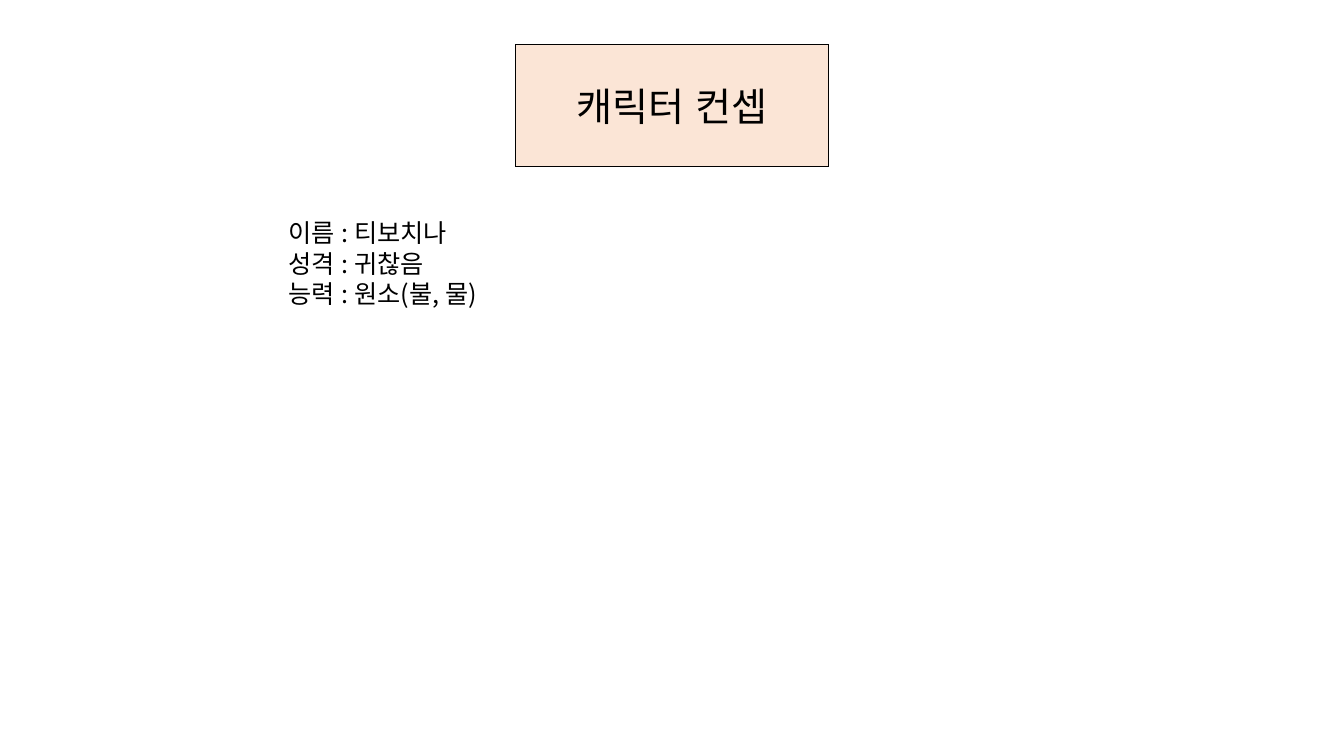
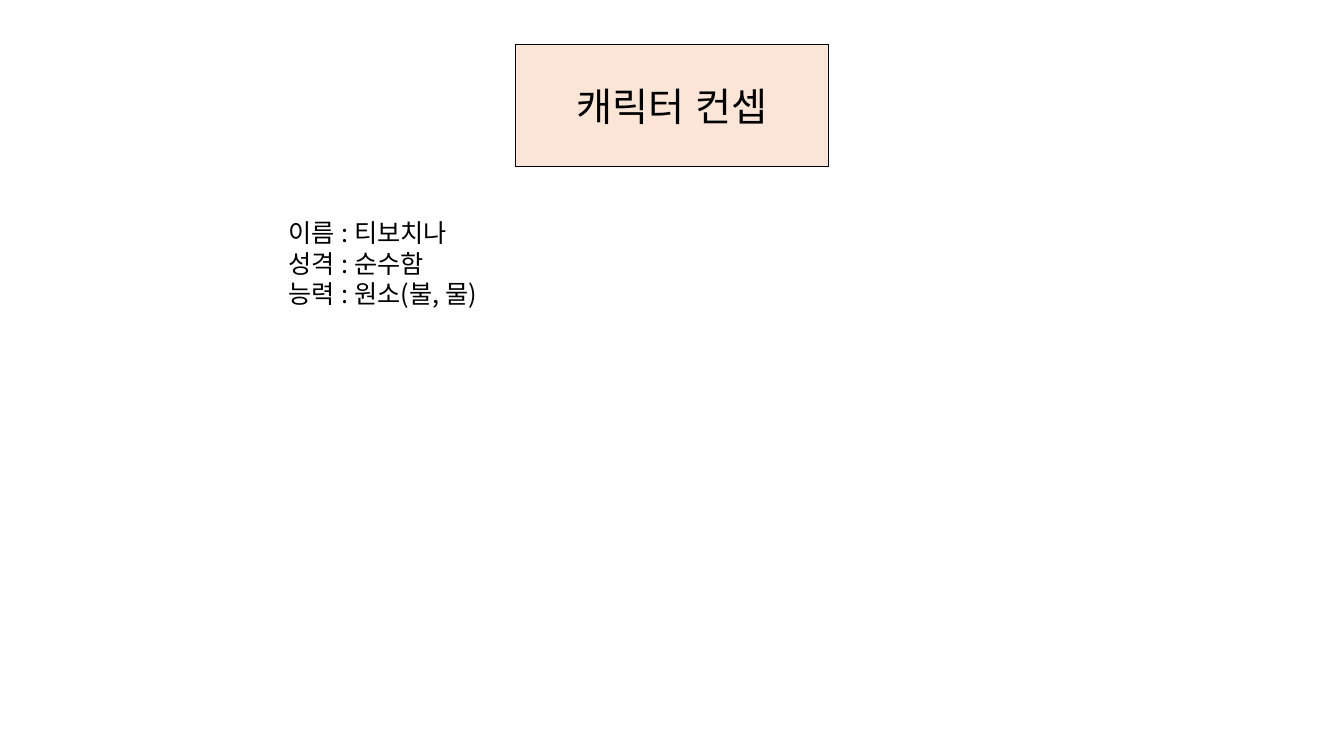
Before and after one commit to Sneer1/Project_KITRI, a slide deck: slide 8 of 워크플로우 및 게임 기획서.pptx. Drawn at 1344x756 pixels with LibreOffice and Linux fonts; fonts in the diff are those of the drawing. Boxes give left, top, right and bottom in pixels: in the first picture for what was removed or moved away, otherwise in the second. Text is boxed around its words. In the diff, an @@ line names an element or a change of style, - is before the commit and + after.

Commit message:
성격바꿈

```diff
--- a/워크플로우 및 게임 기획서.pptx
+++ b/워크플로우 및 게임 기획서.pptx
@@ text at box(288, 252, 424, 275): text changed @@
-성격 : 귀찮음
+성격 : 순수함
```
Also in this commit, not shown: 2 other slides changed.
